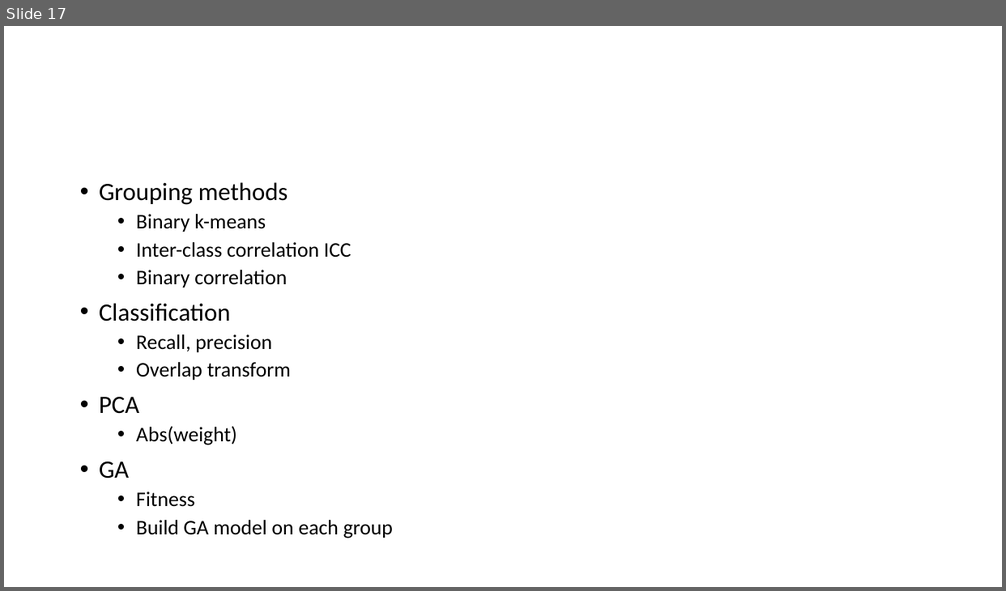
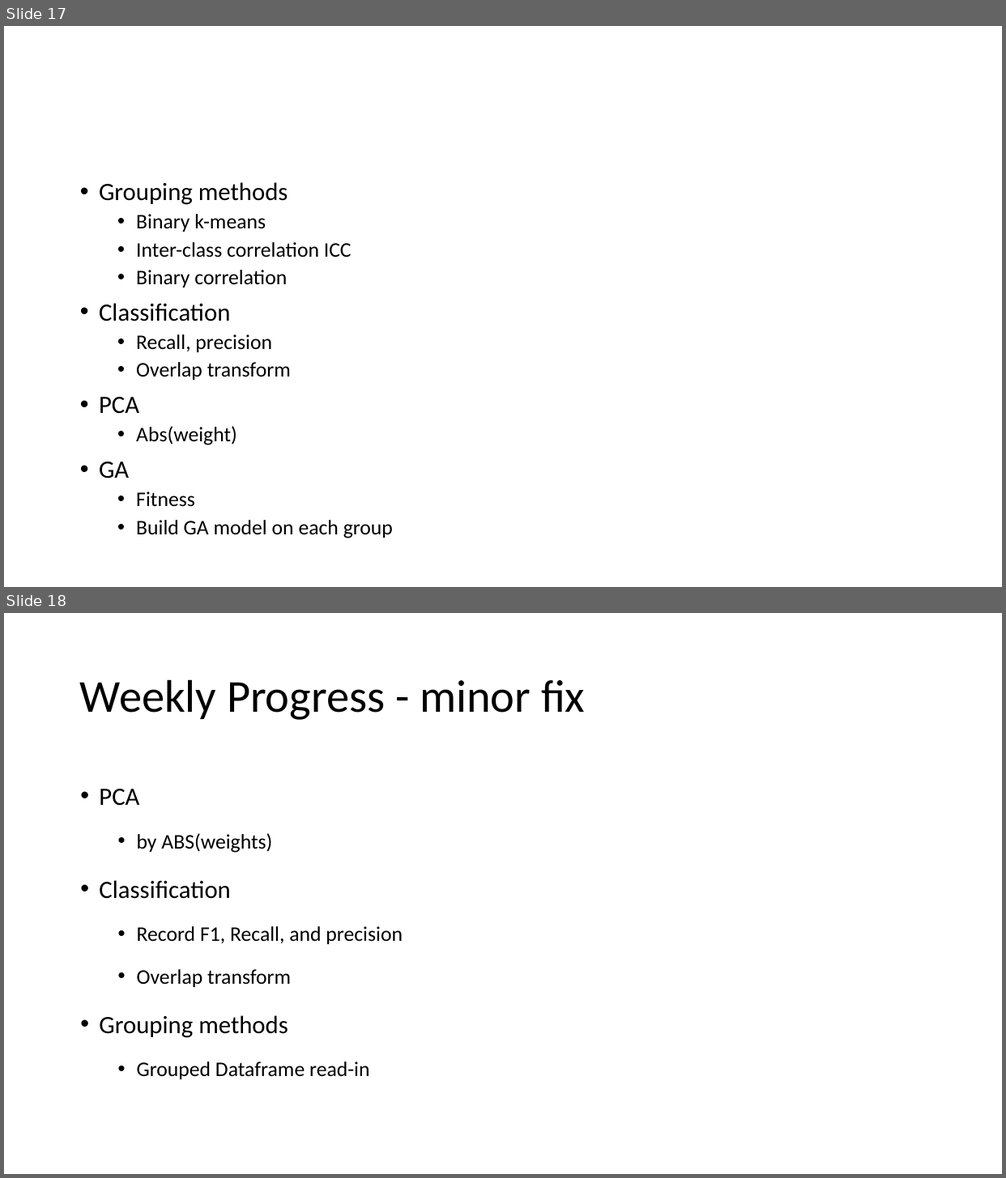
Before and after one commit to R64825/NTUIIE-Research, a slide deck: 2022-09 meeting.pptx. Shown one above the other, each under a label of ours: slide 17 before the commit, slides 17 and 18 after it. The pictures are 1006x591 and 1006x1178 pixels, drawn with LibreOffice and Linux fonts; fonts in the diff are those of the drawing. Boxes give left, top, right and bottom in pixels: in the first picture for what was removed or moved away, otherwise in the second. Text is boxed around its words. In the diff, an @@ line names an element or a change of style, - is before the commit and + after.

```diff
--- a/2022-09 meeting.pptx
+++ b/2022-09 meeting.pptx
@@ slide 18 added at (4, 613, 1002, 1174), background #FFFFFF @@
@@ title added at (80, 679, 585, 720), 44 pt, text #000000 @@
+Weekly Progress - minor fix
@@ text added at (99, 789, 403, 1080), 20 pt, text #000000 @@
+  • PCA
+    • by ABS(weights)
+  • Classification
+    • Record F1, Recall, and precision
+    • Overlap transform
+  • Grouping methods
+    • Grouped Dataframe read-in
```
Also in this commit, not shown: 5 other slides added.
